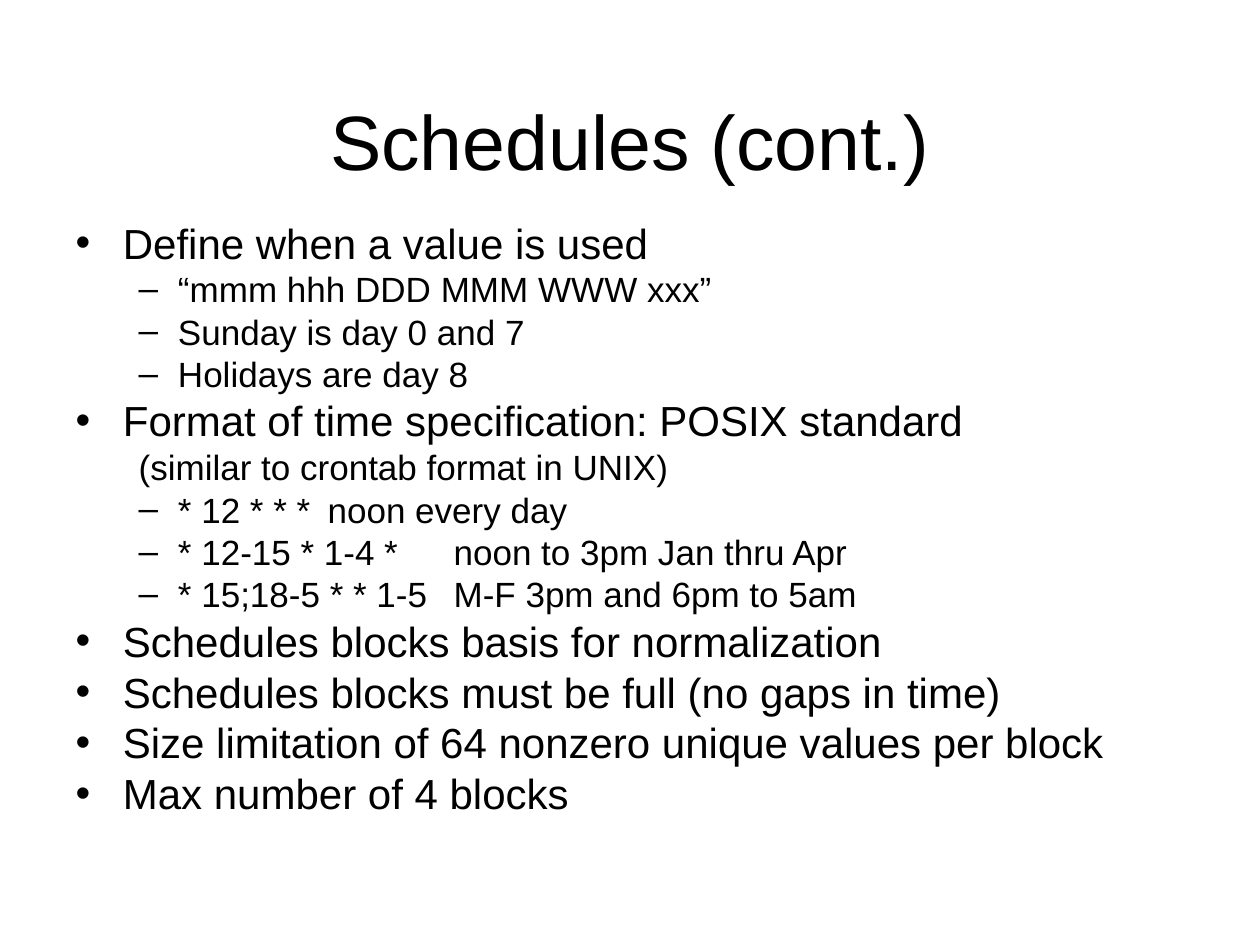
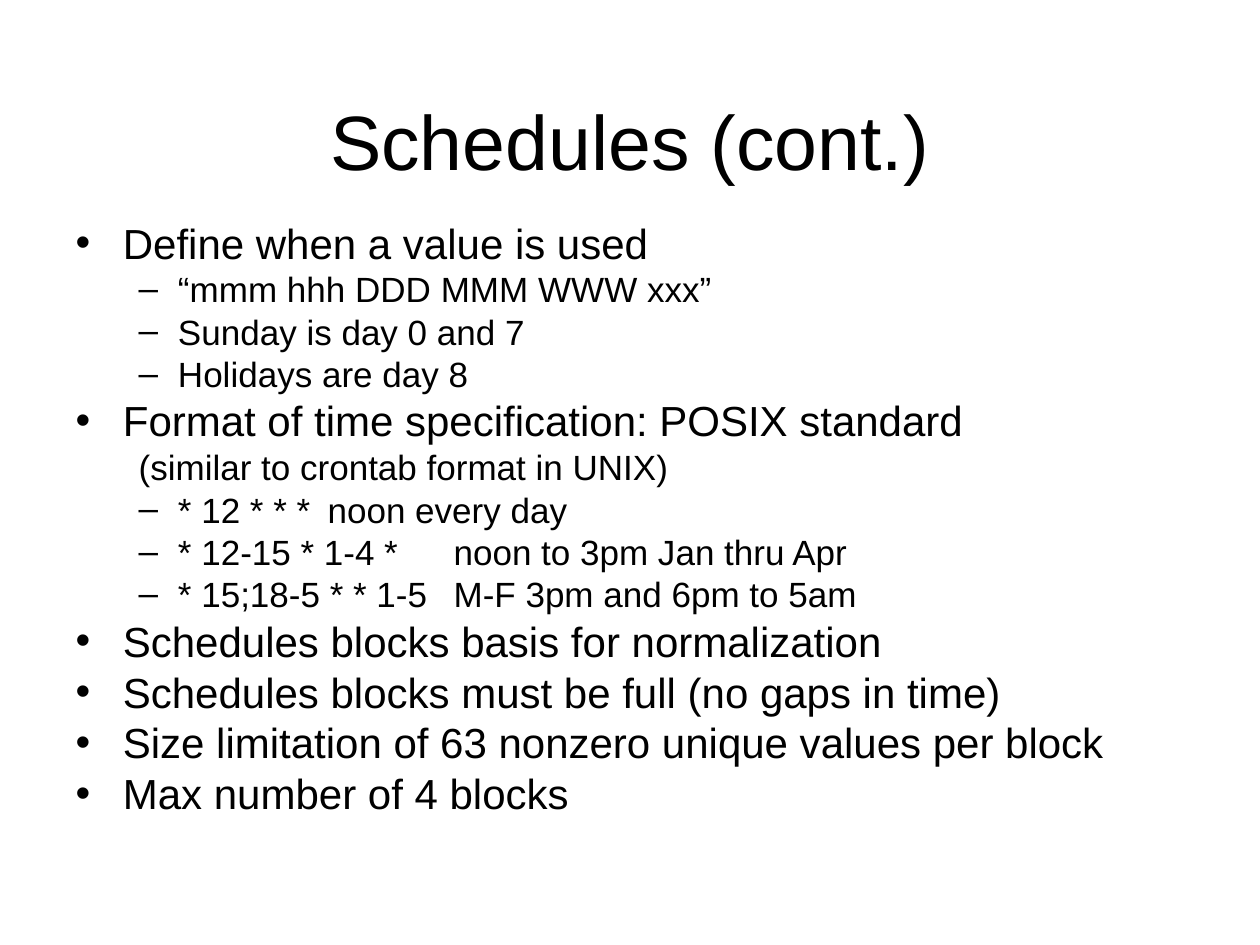
Before and after one commit to gridlab-d/course, a slide deck: slide 3 of Short_6_21_2010/2 3 - Schedules and Loadshapes.ppt. Drawn at 1260x945 pixels with LibreOffice and Linux fonts; fonts in the diff are those of the drawing; background and template pictures are left out. Boxes give left, top, right and bottom in pixels: in the first picture for what was removed or moved away, otherwise in the second. Text is boxed around its words. In the diff, an @@ line names an element or a change of style, - is before the commit and + after.

```diff
--- a/Short_6_21_2010/2 3 - Schedules and Loadshapes.ppt
+++ b/Short_6_21_2010/2 3 - Schedules and Loadshapes.ppt
@@ text at (123, 727, 1103, 767): text changed @@
-• Size limitation of 64 nonzero unique values per block
+• Size limitation of 63 nonzero unique values per block
```
Also in this commit, not shown: 1 other slide changed, 55 other files.
